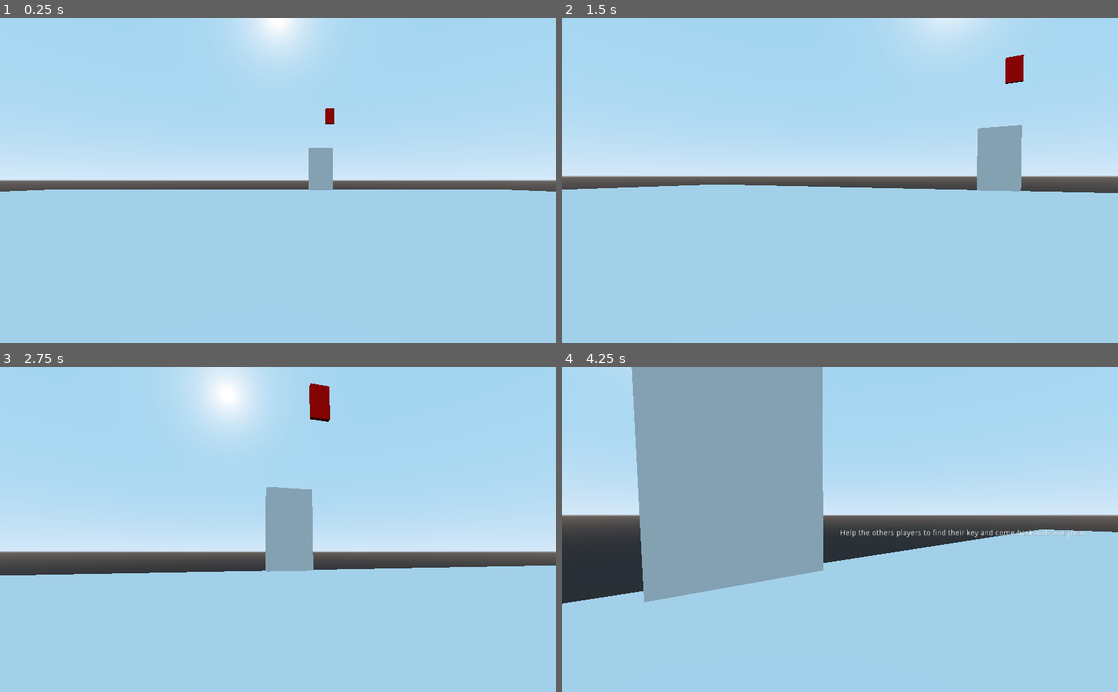
Above: before the commit, frames 1-4 (two rows, left to right).
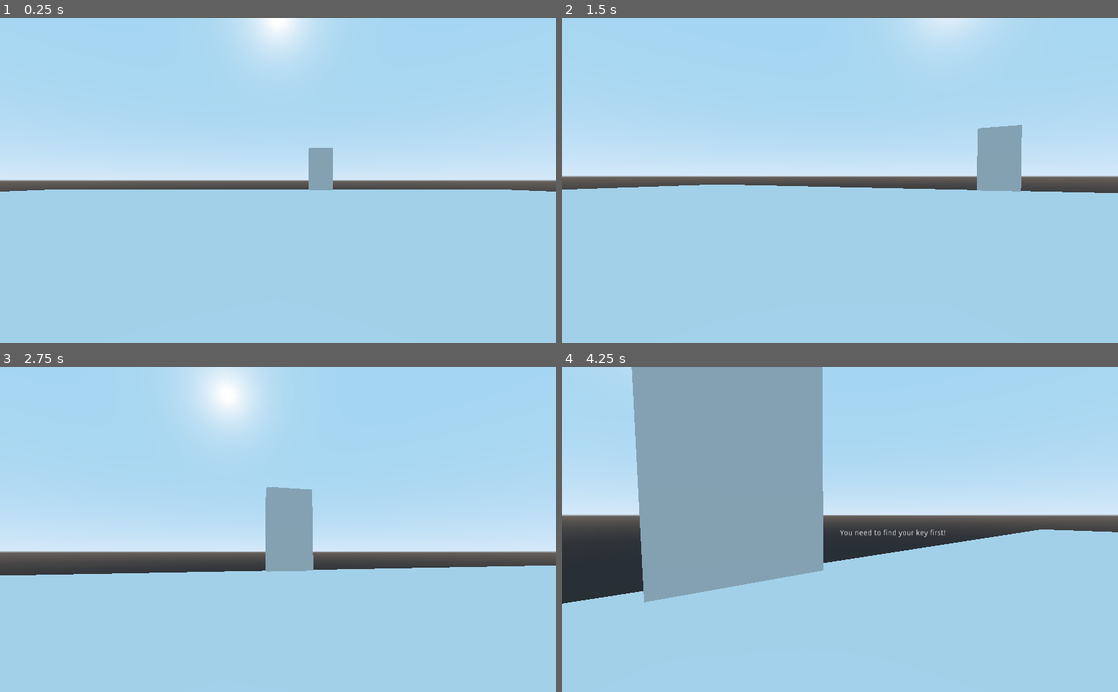
Above: after the commit, the same moments.

Repository: Xwilarg/EscapeTheCrunch
Game: Godot game, scene res://Resources/Scenes/FPSController.tscn
Same seed, same stepped clock (60 frames per second), same inputs: the game is played once before the commit and once after it.
Inputs (mouse positions are in pixels of both pictures, inside the frame that each line leads up to):
- Up to frame 1 (0.25 s): no input
- Up to frame 2 (1.5 s): tap Enter at 0.5 s; move the mouse to (867, 180) at 0.52 s; hold E (action) 0.53-1.28 s; hold W (move_forward) from 0.53 s (still down); move the mouse to (812, 180) at 1.27 s; tap E (action) at 1.35 s
- Up to frame 3 (2.75 s): keep holding W (move_forward); move the mouse to (289, 523) at 2.02 s; hold E (action) from 2.03 s (still down)
- Up to frame 4 (4.25 s): keep holding W (move_forward); move the mouse to (834, 536) at 2.77 s; release E (action) at 2.78 s; tap E (action) at 2.85 s; move the mouse to (878, 532) at 3.52 s; hold E (action) from 3.53 s (still down)

The runs differ from the first frame. In frame 1, less than 0.1% of the frame differs, in the area x 58-61%, y 27-33%; in frame 2, 0.3%; in frame 3, 0.4%, in the area x 55-60%, y 4-17%; in frame 4, 0.4%.

Commit message:
Fix bugs

Diff:
--- a/Resources/Scenes/Door.gd
+++ b/Resources/Scenes/Door.gd
@@ -17,7 +17,7 @@
 	instance.setId(nb)
 	instance.translation = nodes[nb].translation
 	indexes.erase(nb)
-	self.add_child(instance);
+	nodes[nb].add_child(instance);
 
 func removePlayer(p: Object) -> void:
 	players.erase(p)
--- a/Resources/Scenes/PlayerController.gd
+++ b/Resources/Scenes/PlayerController.gd
@@ -65,7 +65,7 @@
 		safeTarget = result.collider
 	elif isOnDoorRange():
 		label.show()
-		if currentKey != null:
+		if currentKey == null:
 			label.set_text("You need to find your key first!")
 		elif door.areAllPlayersReady():
 			label.hide() # End of the game!
--- a/Resources/Scenes/World.tscn
+++ b/Resources/Scenes/World.tscn
@@ -45,10 +45,10 @@
 [node name="Spawns" type="Spatial" parent="Map"]
 
 [node name="Node" type="Spatial" parent="Map/Spawns"]
-transform = Transform( 1, 0, 0, 0, 1, 0, 0, 0, 1, 17.706, 2, 0 )
+transform = Transform( 1, 0, 0, 0, 1, 0, 0, 0, 1, 17.706, 1, 0 )
 
 [node name="Node2" type="Spatial" parent="Map/Spawns"]
-transform = Transform( 1, 0, 0, 0, 1, 0, 0, 0, 1, 0, 2, 16.043 )
+transform = Transform( 1, 0, 0, 0, 1, 0, 0, 0, 1, 0, 1, 16.043 )
 
 [node name="Door" type="StaticBody" parent="Map"]
 transform = Transform( 1, 0, 0, 0, 1.77786, 0, 0, 0, 0.216145, 3.64811, 2.76716, -19.7909 )
